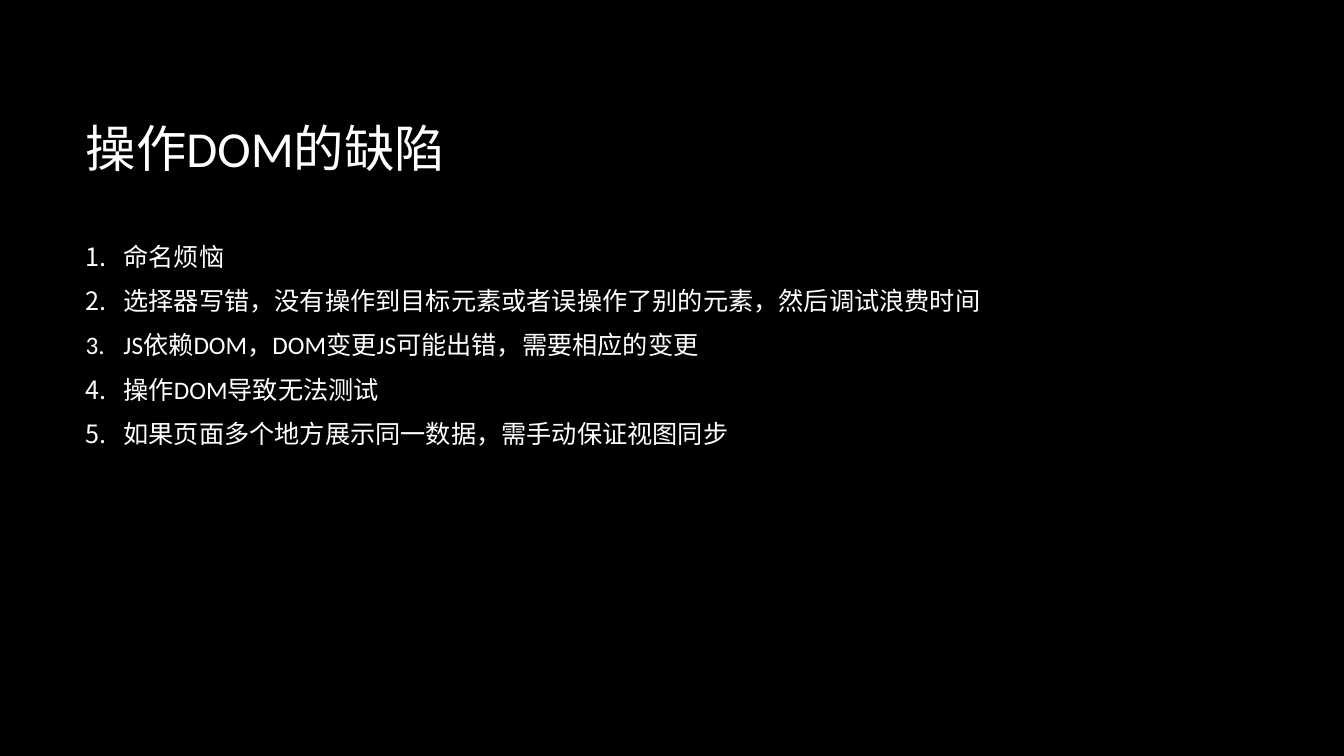
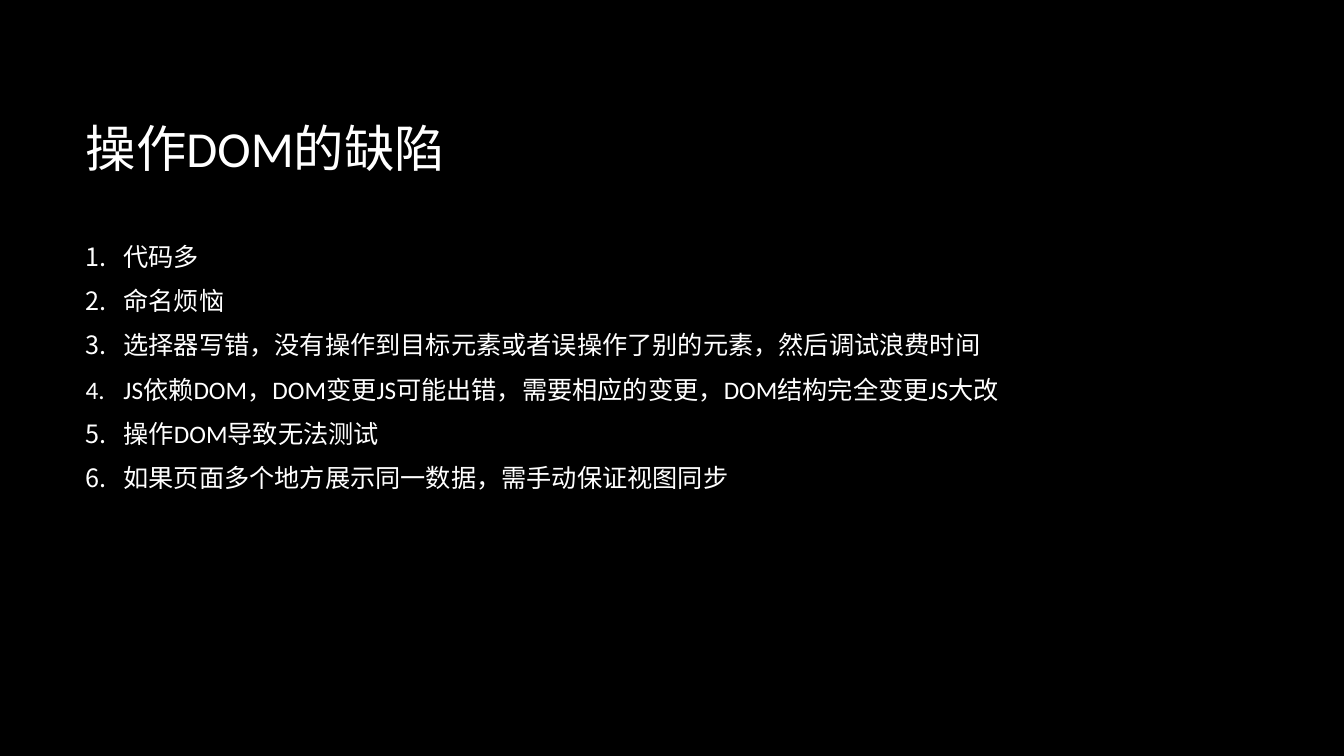
Before and after one commit to zhanglingkang/study, a slide deck: slide 29 of article/front-end/前端技术分享.pptx (slide 28 before the commit). Drawn at 1344x756 pixels with LibreOffice and Linux fonts; fonts in the diff are those of the drawing; background and template pictures are left out. Boxes give left, top, right and bottom in pixels: in the first picture for what was removed or moved away, otherwise in the second. Text is boxed around its words. In the diff, an @@ line names an element or a change of style, - is before the commit and + after.

Commit message:
update fe ppt

```diff
--- a/article/front-end/前端技术分享.pptx
+++ b/article/front-end/前端技术分享.pptx
@@ text at (x1=123, y1=245, x2=199, y2=268): paragraph added @@
+1. 代码多
@@ text at (x1=123, y1=378, x2=998, y2=402): text changed @@
-3. JS依赖DOM，DOM变更JS可能出错，需要相应的变更
+4. JS依赖DOM，DOM变更JS可能出错，需要相应的变更，DOM结构完全变更JS大改
```
Also in this commit, not shown: 2 other slides changed, 4 slides added, 1 slide removed.
